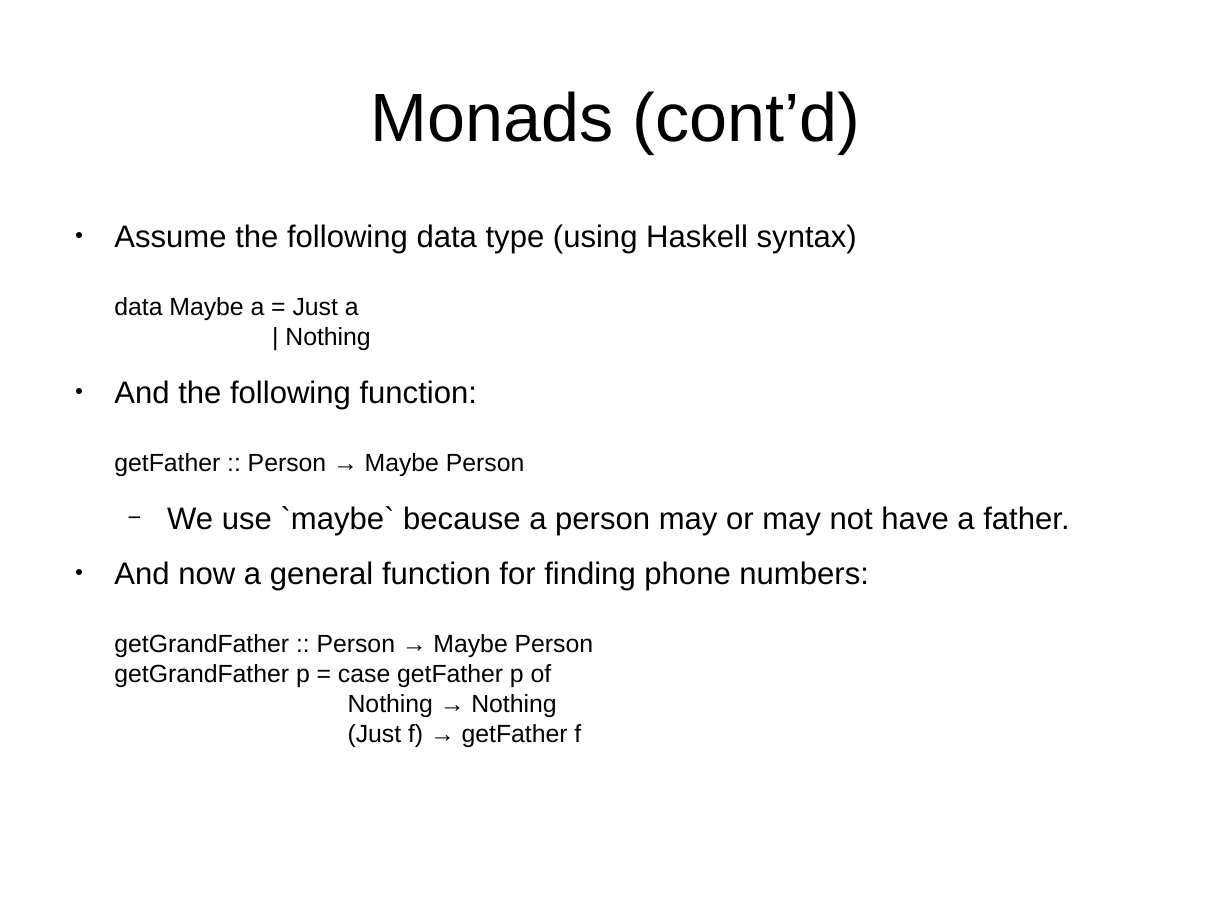
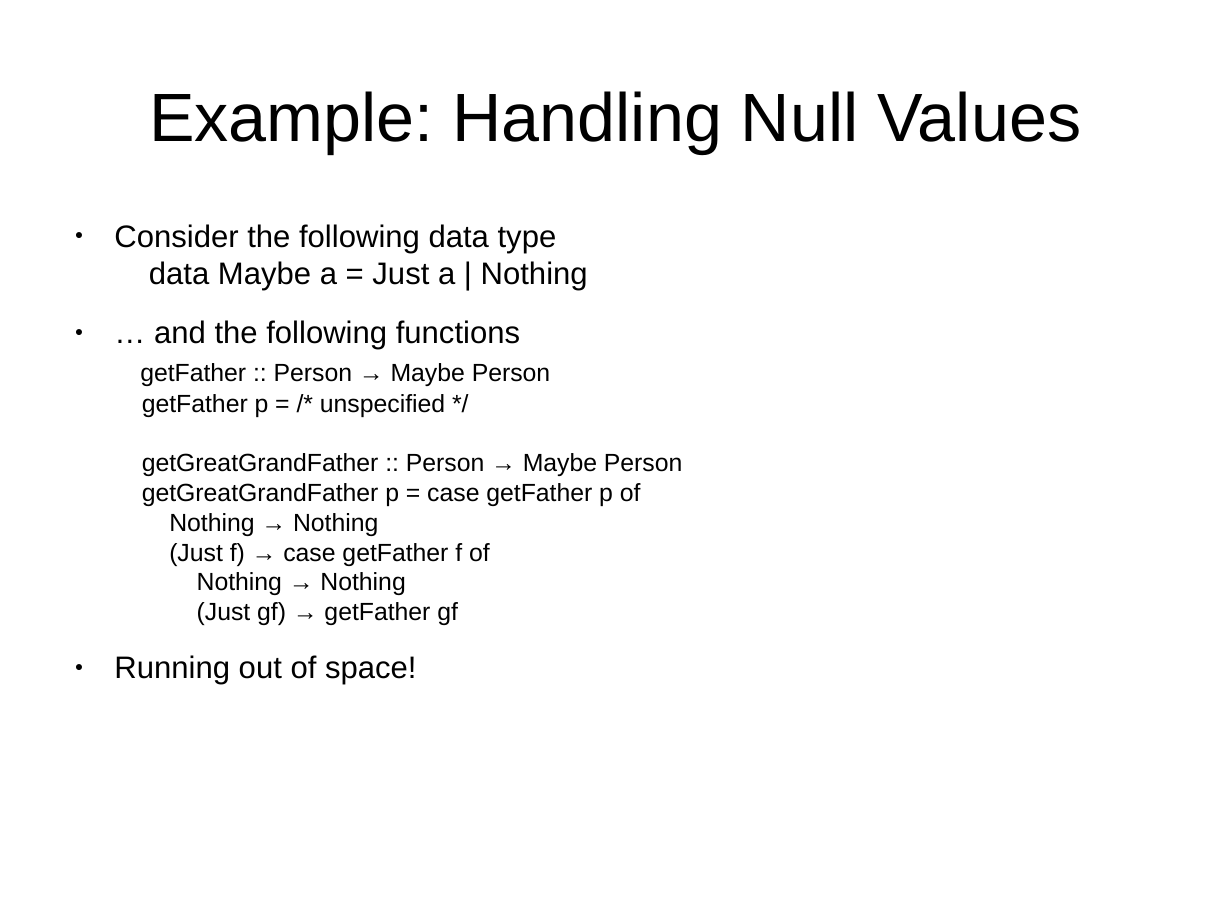
Before and after one commit to bstamour/SLHS, a slide deck: slide 31 of docs/proposal-from-bob.odp. Drawn at 1232x924 pixels with LibreOffice and Linux fonts; fonts in the diff are those of the drawing. Boxes give left, top, right and bottom in pixels: in the first picture for what was removed or moved away, otherwise in the second. Text is boxed around its words. In the diff, an @@ line names an element or a change of style, - is before the commit and + after.

Commit message:
monads. coloured the tables nicely.

```diff
--- a/docs/proposal-from-bob.odp
+++ b/docs/proposal-from-bob.odp
@@ title at bbox=[149, 91, 1081, 153]: text changed @@
-Monads (cont’d)
+Example: Handling Null Values
@@ text at bbox=[114, 224, 682, 685]: text changed; size 20 to 16 pt @@
-● Assume the following data type (using Haskell syntax)
-  data Maybe a = Just a
-  | Nothing
-● And the following function:
-  getFather :: Person → Maybe Person
-  − We use `maybe` because a person may or may not have a father.
-● And now a general function for finding phone numbers:
-  getGrandFather :: Person → Maybe Person
-  getGrandFather p = case getFather p of
-  Nothing → Nothing
-  (Just f) → getFather f
+● Consider the following data type
+  data Maybe a = Just a | Nothing
+● … and the following functions
+  getFather :: Person → Maybe Person
+  getFather p = /* unspecified */
+  getGreatGrandFather :: Person → Maybe Person
+  getGreatGrandFather p = case getFather p of
+  Nothing → Nothing
+  (Just f) → case getFather f of
+  Nothing → Nothing
+  (Just gf) → getFather gf
+● Running out of space!
```
Also in this commit, not shown: 6 other slides changed, 1 slide added, 2 slides removed.
